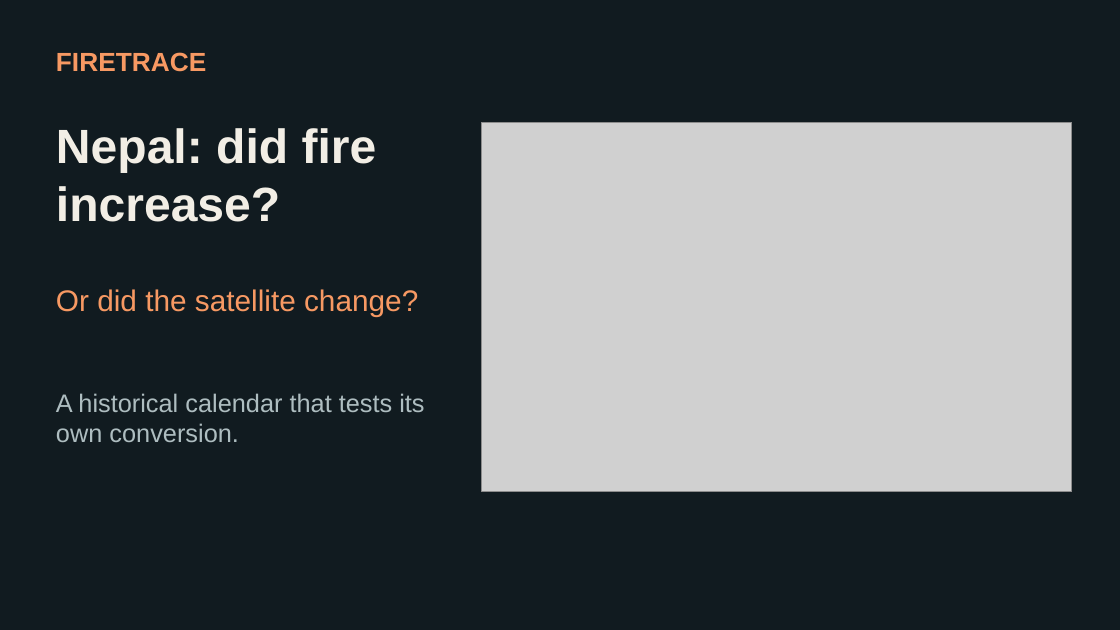
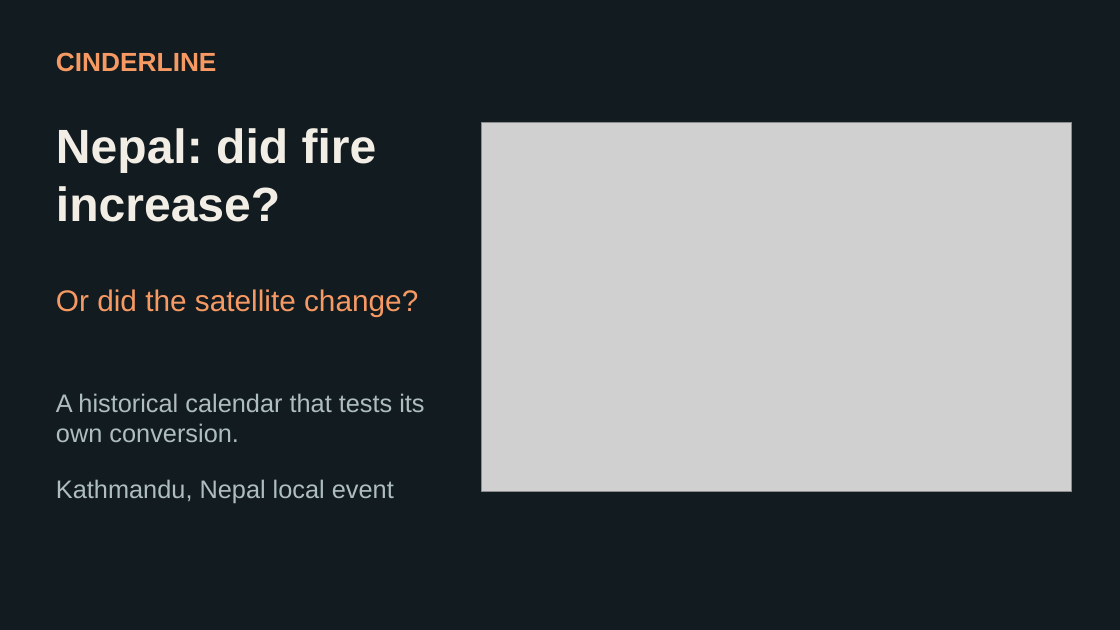
Before and after one commit to Water-Mal0ne/CINDERLINE, a slide deck: slide 1 of submission/FIRETRACE_slides.pptx. Drawn at 1120x630 pixels with LibreOffice and Linux fonts; fonts in the diff are those of the drawing; grey boxes stand for pictures. Boxes give left, top, right and bottom in pixels: in the first picture for what was removed or moved away, otherwise in the second. Text is boxed around its words. In the diff, an @@ line names an element or a change of style, - is before the commit and + after.

```diff
--- a/submission/FIRETRACE_slides.pptx
+++ b/submission/FIRETRACE_slides.pptx
@@ text at bbox=[56, 52, 217, 72]: text changed @@
-FIRETRACE
+CINDERLINE
@@ text at bbox=[56, 479, 394, 503]: paragraph added @@
+Kathmandu, Nepal local event
```
Also in this commit, not shown: 3 other slides changed, 51 other files.
